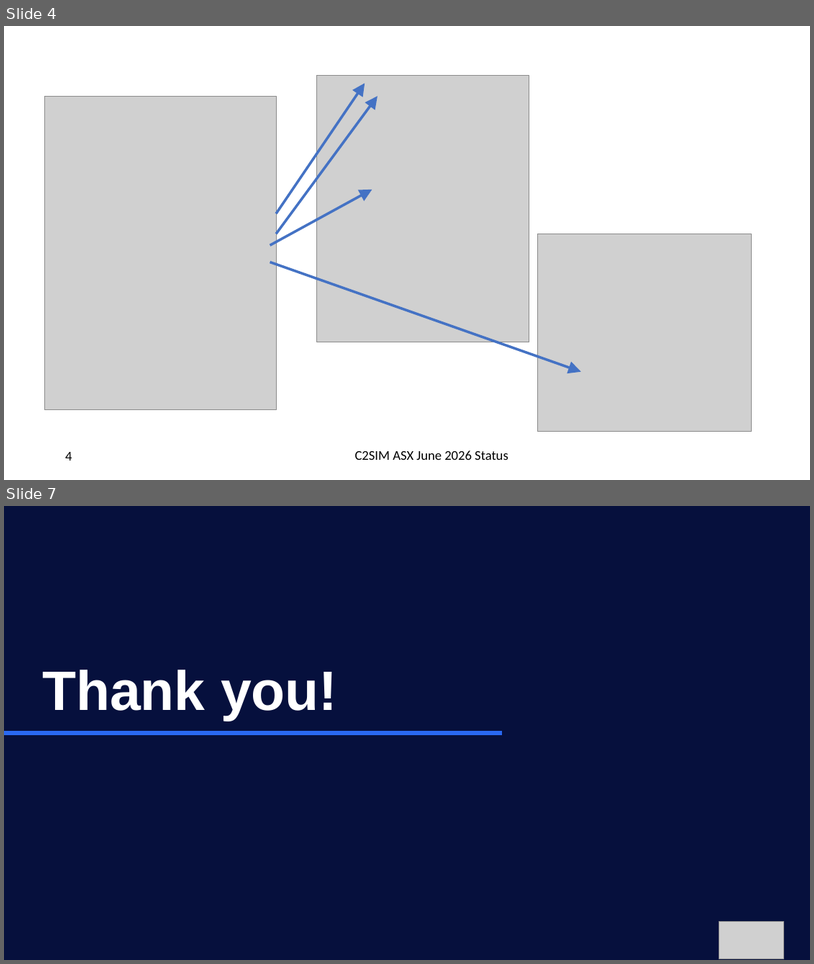
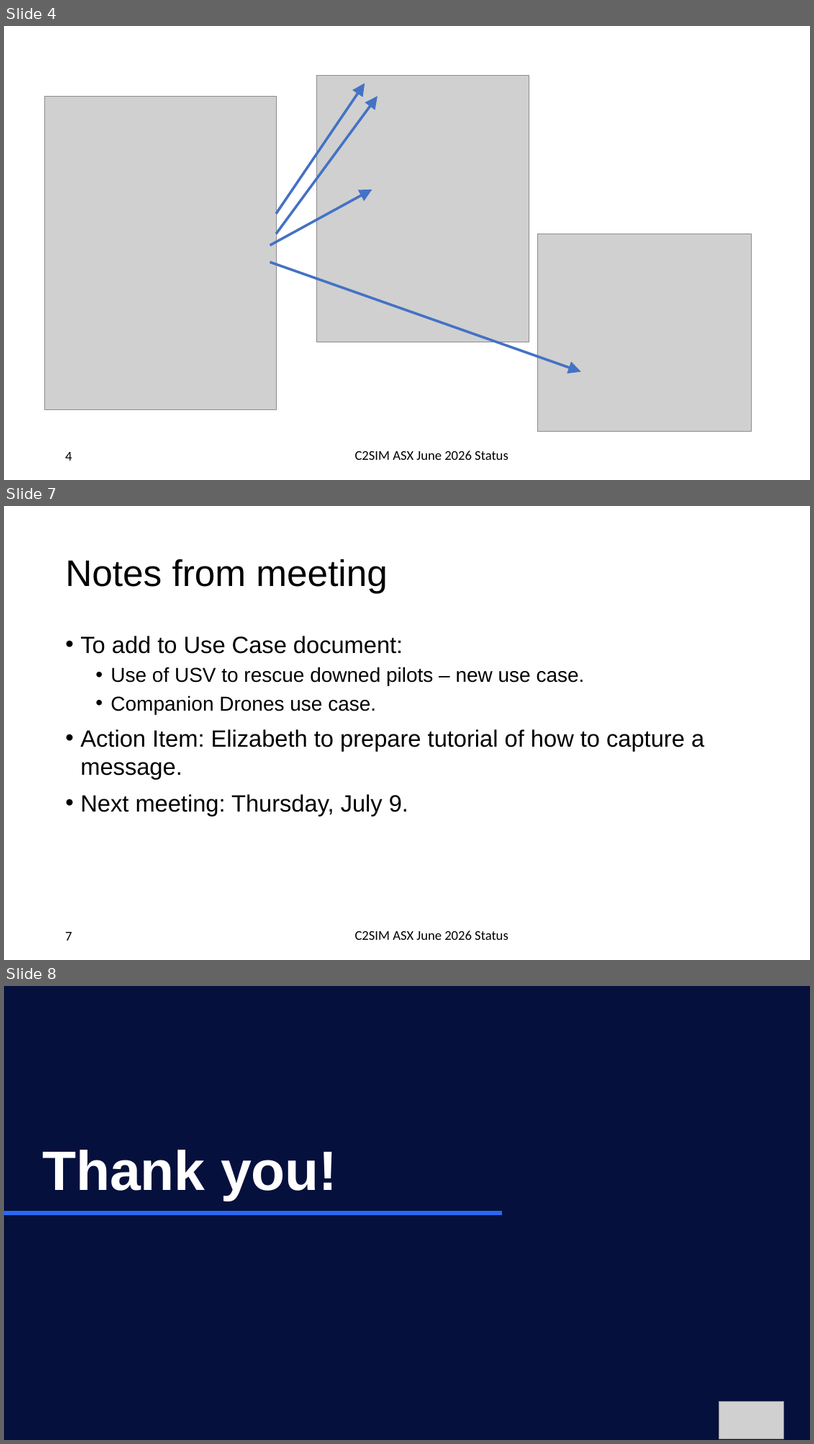
Before and after one commit to hyssostech/C2SIMArtifacts, a slide deck: Subgroups/ASX/Status Reporting/2026-06 ASX Status Update.pptx. Shown one above the other, each under a label of ours: slides 4 and 7 before the commit, slides 4, 7 and 8 after it; the slides between them are not shown. The pictures are 814x964 and 814x1444 pixels, drawn with LibreOffice and Linux fonts; fonts in the diff are those of the drawing; grey boxes stand for pictures. Boxes give left, top, right and bottom in pixels: in the first picture for what was removed or moved away, otherwise in the second. Text is boxed around its words. In the diff, an @@ line names an element or a change of style, - is before the commit and + after.

Commit message:
Updates after June meeting.

```diff
--- a/Subgroups/ASX/Status Reporting/2026-06 ASX Status Update.pptx
+++ b/Subgroups/ASX/Status Reporting/2026-06 ASX Status Update.pptx
@@ slide 7 added at <box>4,506,810,960</box>, background #FFFFFF; not listed: 2 template elements that a slide beside it also shows @@
@@ title added at <box>65,559,388,593</box>, 44 pt, text #000000 @@
+Notes from meeting
@@ text added at <box>80,636,705,816</box>, 28 pt, text #000000 @@
+• To add to Use Case document:
+  • Use of USV to rescue downed pilots – new use case.
+  • Companion Drones use case.
+• Action Item: Elizabeth to prepare tutorial of how to capture a message.
+• Next meeting: Thursday, July 9.
@@ what was slide 7 is now slide 8 @@
```
Also in this commit, not shown: 1 slide changed, 2 other files.
